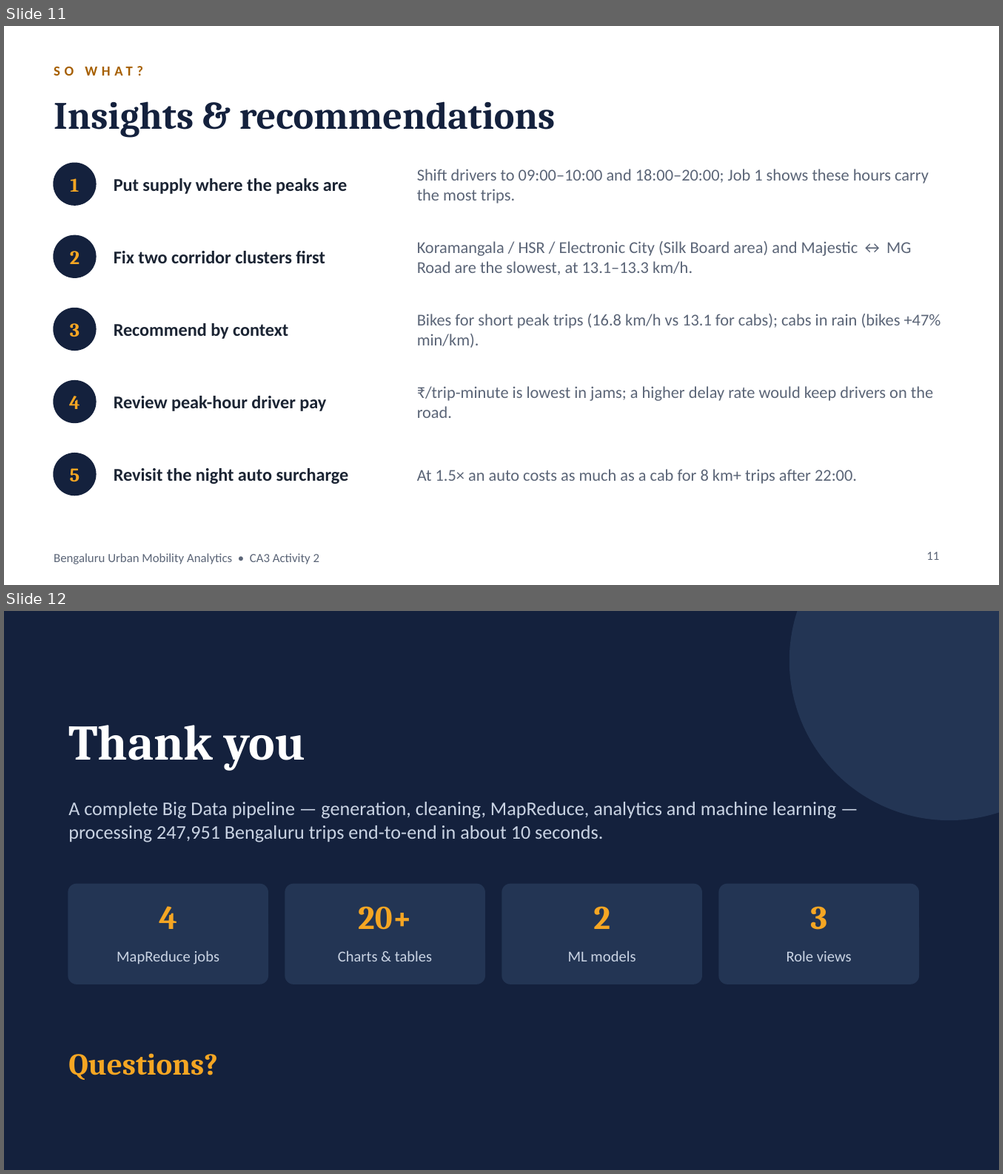
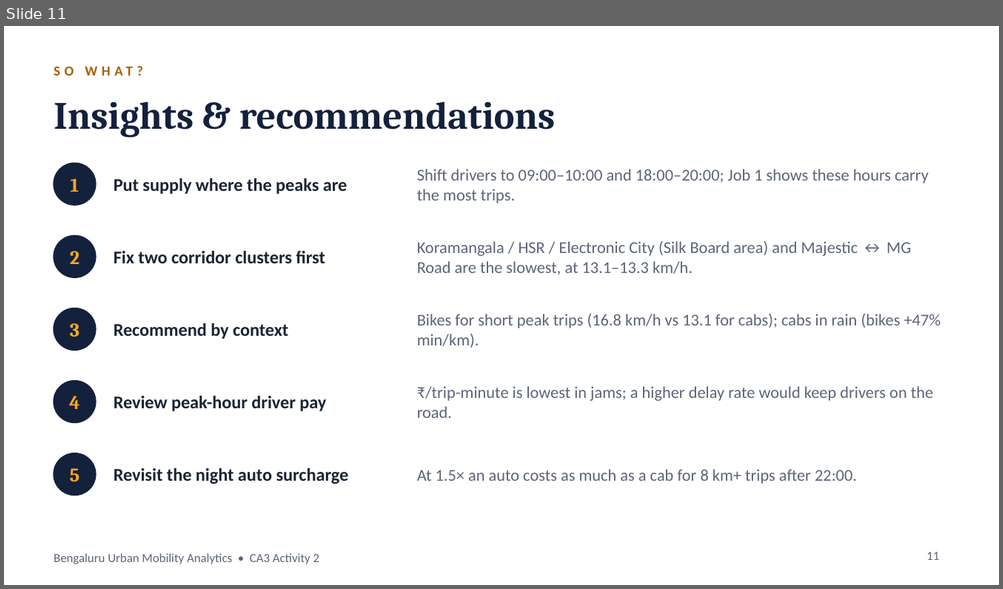
Before and after one commit to AnoonMR/bengaluru-urban-mobility-analytics, a slide deck: final/Bengaluru_Urban_Mobility_Presentation_12_Slides.pptx. Shown one above the other, each under a label of ours: slides 11 and 12 before the commit, slide 11 after it. The pictures are 1003x1174 and 1003x589 pixels, drawn with LibreOffice and Linux fonts; fonts in the diff are those of the drawing. Boxes give left, top, right and bottom in pixels: in the first picture for what was removed or moved away, otherwise in the second. Text is boxed around its words. In the diff, an @@ line names an element or a change of style, - is before the commit and + after.

```diff
--- a/final/Bengaluru_Urban_Mobility_Presentation_12_Slides.pptx
+++ b/final/Bengaluru_Urban_Mobility_Presentation_12_Slides.pptx
@@ slide 12 removed at <box>4,611,999,1170</box>, background #14213D @@
@@ ellipse removed at <box>790,611,999,820</box> @@
@@ text removed at <box>68,725,305,771</box> @@
-Thank you
@@ text removed at <box>68,802,836,843</box> @@
-A complete Big Data pipeline — generation, cleaning, MapReduce, analytics and machine learning — processing 247,951 Bengaluru trips end-to-end in about 10 seconds.
@@ rounded rectangle removed at <box>68,885,267,984</box> @@
@@ rounded rectangle removed at <box>285,885,484,984</box> @@
@@ rounded rectangle removed at <box>502,885,701,984</box> @@
@@ rounded rectangle removed at <box>719,885,918,984</box> @@
@@ text removed at <box>159,906,177,929</box> @@
-4
@@ text removed at <box>358,906,412,930</box> @@
-20+
@@ text removed at <box>593,906,610,929</box> @@
-2
@@ text removed at <box>810,906,827,930</box> @@
-3
@@ text removed at <box>116,951,219,965</box> @@
-MapReduce jobs
@@ text removed at <box>338,951,432,962</box> @@
-Charts & tables
@@ text removed at <box>568,951,635,962</box> @@
-ML models
@@ text removed at <box>786,951,851,962</box> @@
-Role views
@@ text removed at <box>68,1054,218,1080</box> @@
-Questions?
```
Also in this commit, not shown: 2 slides changed, 1 slide added.
